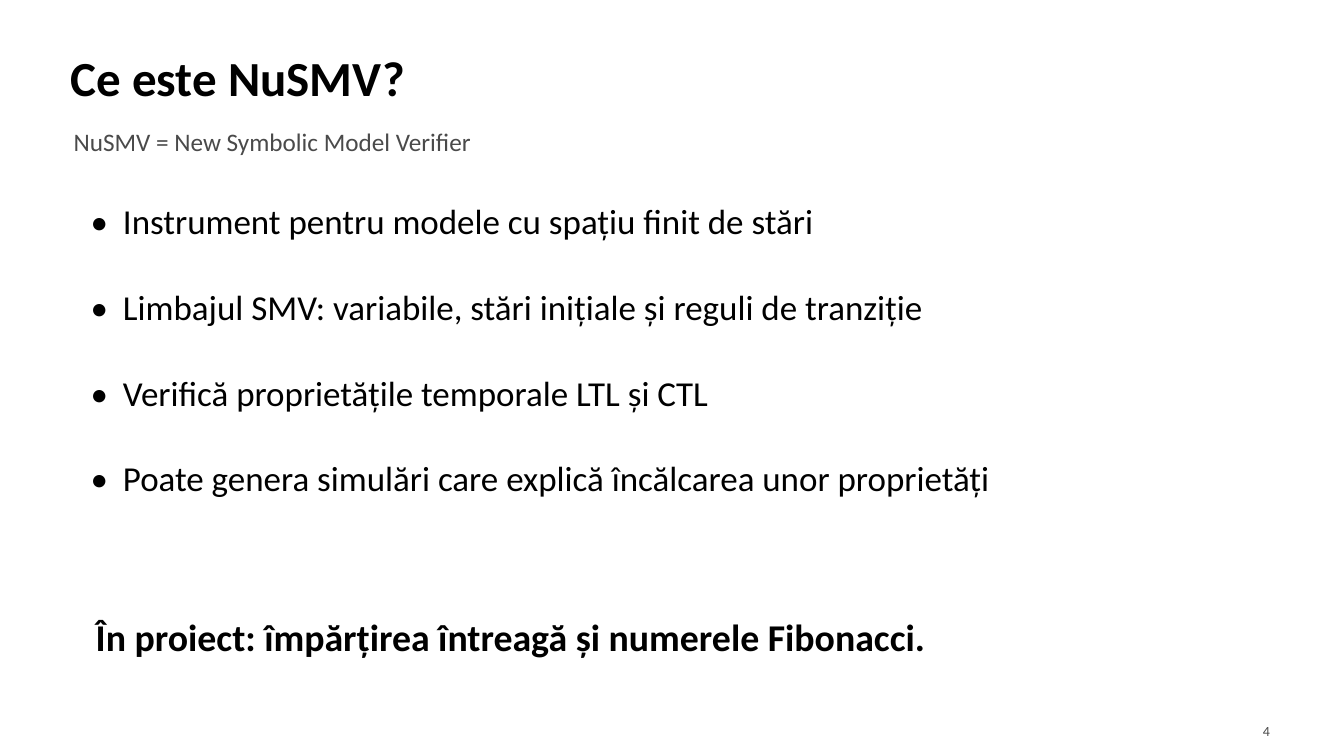
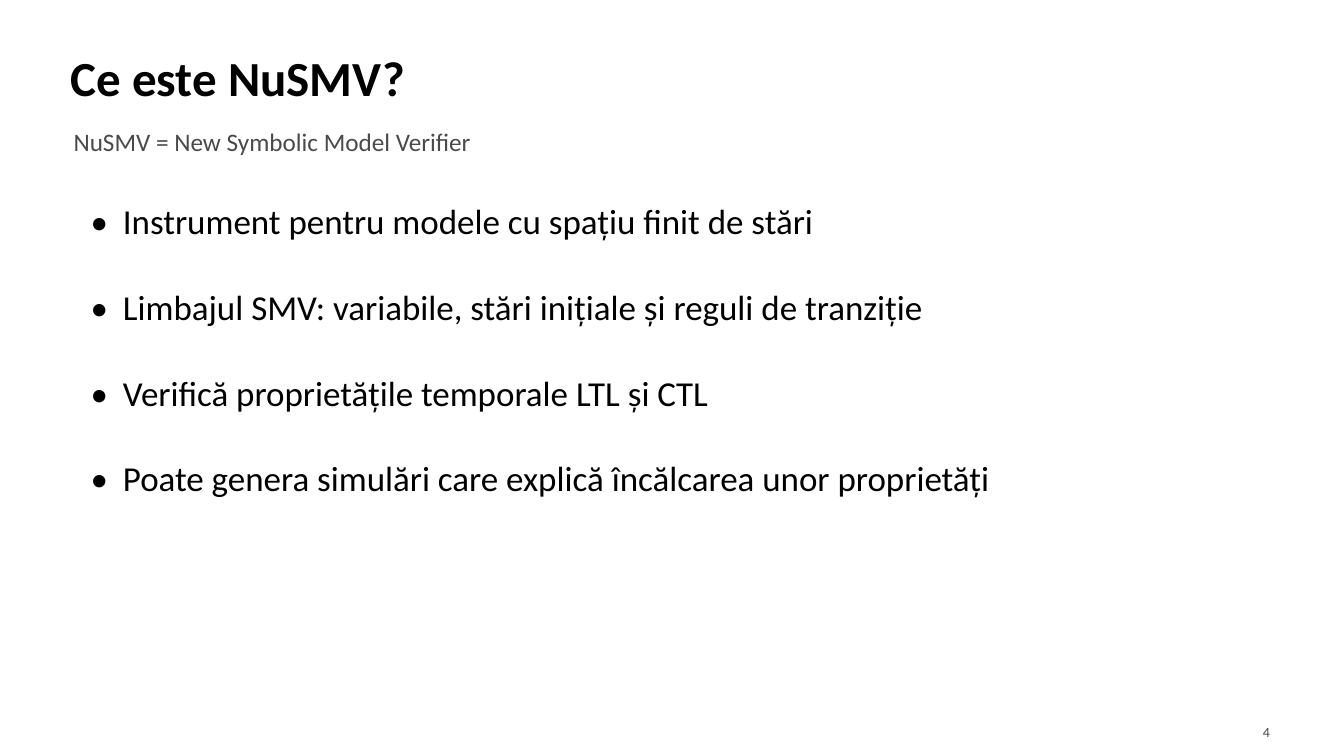
Before and after one commit to Andrei137/tss-nusmv-project, a slide deck: slide 4 of Model_checking_cu_NuSMV.pptx. Drawn at 1344x756 pixels with LibreOffice and Linux fonts; fonts in the diff are those of the drawing. Boxes give left, top, right and bottom in pixels: in the first picture for what was removed or moved away, otherwise in the second. Text is boxed around its words. In the diff, an @@ line names an element or a change of style, - is before the commit and + after.

```diff
--- a/Model_checking_cu_NuSMV.pptx
+++ b/Model_checking_cu_NuSMV.pptx
@@ text removed at bbox=[96, 620, 925, 658] @@
-În proiect: împărțirea întreagă și numerele Fibonacci.
```
Also in this commit, not shown: 1 other slide changed, 2 slides added.
